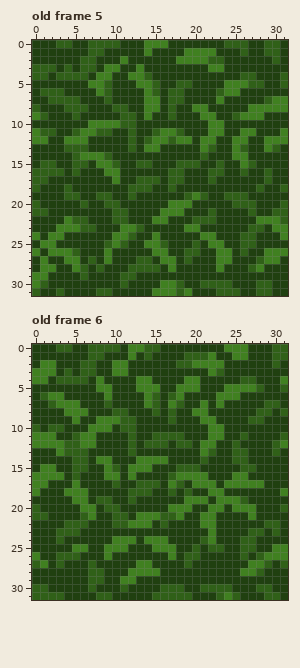
Two versions of one pixel-art file, images/grass.ase. The picture above is the old version.
32x32 pixels, 7 frames. Shown: old frame 5, old frame 6. The commit also changed other frames, which this record leaves out.
And afterwards:
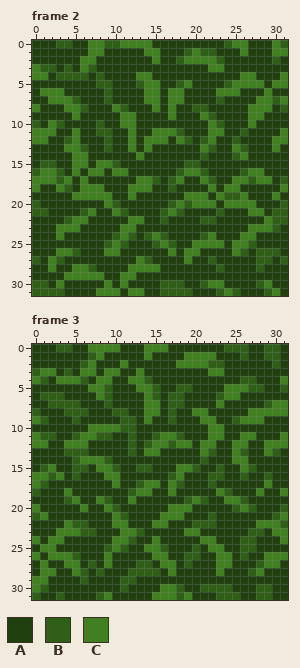
Palette (. is transparent): A #204010  B #306018  C #408020
From old to new:
frames 7 -> 5
Changed rows in their new state; - is an unchanged pixel.
Frame 2 against old frame 5:
first column x 0:
 0 -------CC--CCC-AA--------CC--ACB
 1 -------CC------C---B-BB---C--ACC
 2 ------CC---A---C--B---C---------
 3 C-----C--AA--A------------------
 4 CC------BA--A-C-----------CC---C
 5 -------AB----B-C---C----B--CC-CC
 6 -CCC----A------C-CC----C-----C--
 7 --CCC------------CC----B----CCB-
 8 C---CC----C---A--C--BB--------AB
 9 AA---C-----CC-A--C----B--AA-----
10 B-CB---ABAACC----------B---C----
11 -CC--CAA----C--C----------BA----
12 ----B-A--B--C-C--A-B-B---BA--A--
13 ----CC---B--C--A-------------AC-
14 -----C-AAA---C-----------B------
15 -----CC------AA---A----A--AA----
16 -CC--C-CCA-C-----A-CCBAA---CCA--
17 CCCBC-C---A--CC---C--C---CCBCC-B
18 C--C--CCC---CCC-------C-CC--A--C
19 ----ACCCCC--C------C-C-C--C---C-
20 ------A--C-------B-BCCC-CCCC----
21 ------BC--C-----B-B---AB---CC---
22 ----BCC---AACC-AB---A-------A-B-
23 ------AA-----A-----AA------CCCBA
24 A-A-------B---B-B----B----CC---A
25 -AA-----------ABCB--CC---CC-----
26 A-A-------C----AAC-CC--AAC--BBBA
27 BACBAA-A-A---C--AA-C--BAA----BAB
28 -A----CBA---CCCC-A-----B---AB---
29 AA--CCCCC--CC-------------------
30 B--C-----C-C----BB----CCA----C--
31 -BB-----CCC-CC-ABB-B----C---A-C-
Frame 3 against old frame 6:
first column x 0:
 0 -------CCCC-AACCC-------BBB--B-A
 1 --------C---A-C----CCC---AB--B-A
 2 -AA----C--A-------CC--BB--------
 3 B-----CC-C-A-C---------C--------
 4 -B-CCC---C--C-B----AA-----------
 5 -------C-B-----B--BBA------B----
 6 --BB----CB--------B----B--------
 7 ---BBB---------C-B---A--------CC
 8 B---BBB-------CC-----------CCCCC
 9 CB---B--AAA---C----------BCCC---
10 A-AA------C---------------------
11 -BB-----BB------CC--------CC---C
12 --AACC-A-------CCBCC-----CC--CC-
13 ---A----------CC---------C---C--
14 ------CC-B---AAAA--------CC-----
15 -B------C---ABB---CC---B--C-----
16 --B---------A------AAABB-AB--B--
17 -B---A----C---CC----AAB-AAAAAC--
18 B----AA------CC--C-A--A-B---C---
19 ----B-A-C---C------B-B-A--------
20 C------A-C------------AA-B-B----
21 -C----AA--C--AAACC---AB----A--BC
22 ----C-----CCAAACC---BBB-----CCCB
23 ---CCCBB---CCB-----CC-A-------CC
24 C-CC--------B-A-A----C---------C
25 -CC--AA--B-B--C-BA----CC------AA
26 --CCC----------CCA-----CC---A---
27 A--ACC---C---BB-CC-----CC--ABCCA
28 -CC--CBA----BBBB-C-----C--ABC---
29 CC----BAA--BB-------------------
30 C------A--------CC--------------
31 -AA------C-----CCC-C----B---B-A-
Changed places in both pictures, as pixel boxes (x1, y1, x2, y2):
changed: (32, 40, 288, 296)
changed: (32, 344, 288, 600)
